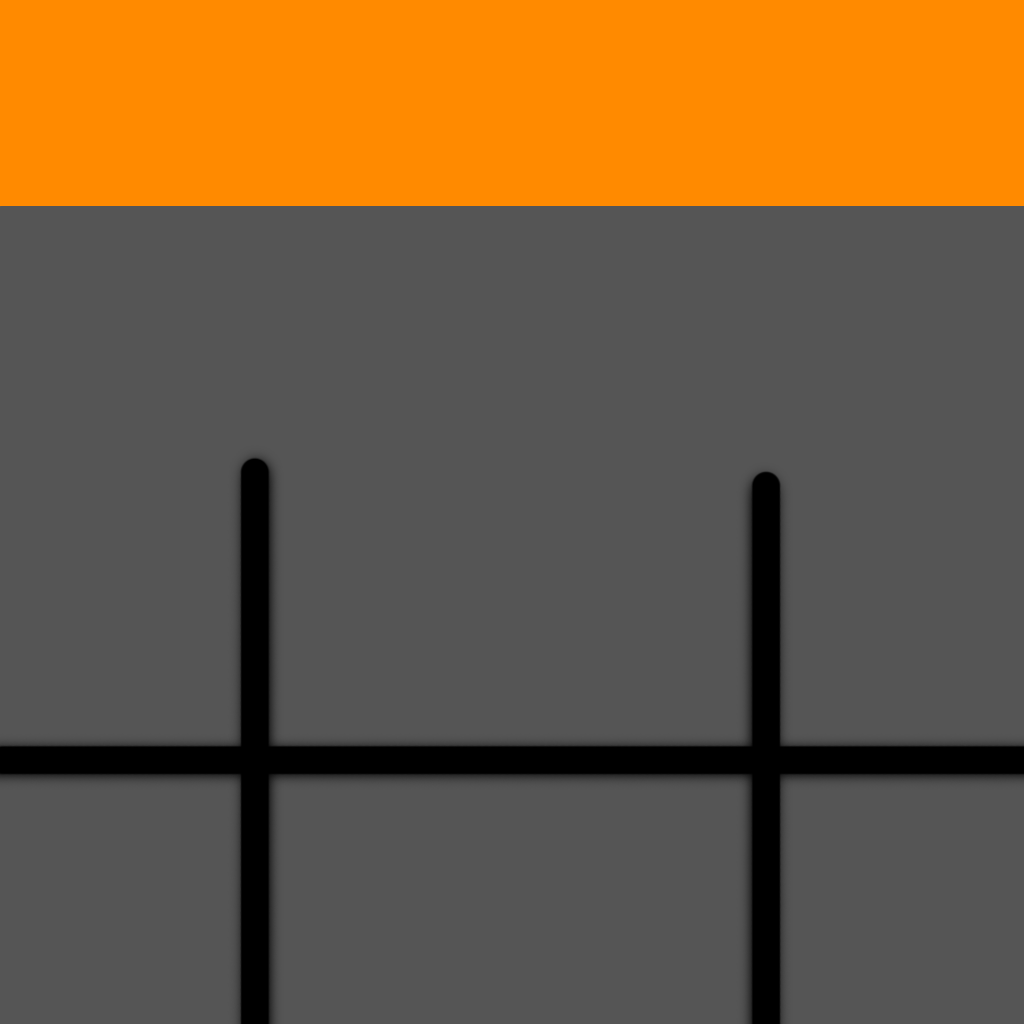
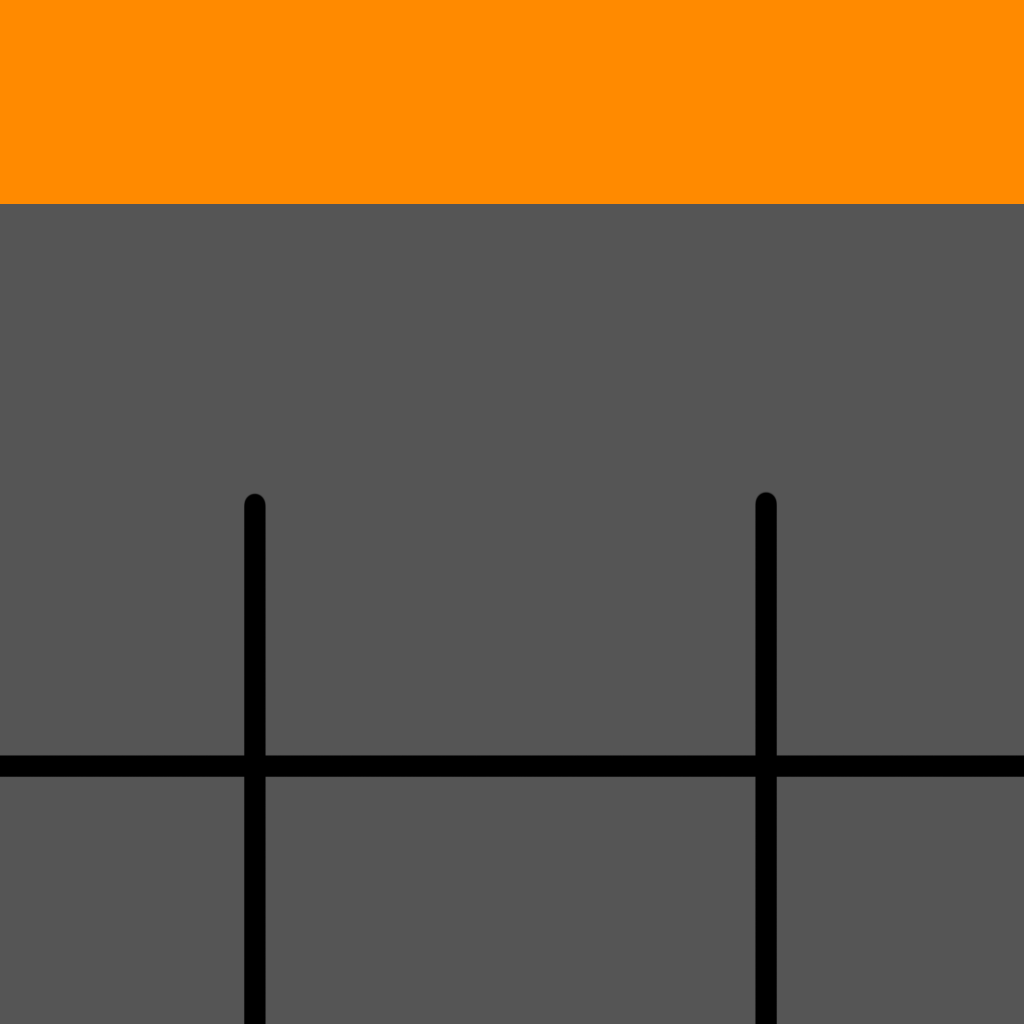
The second 1024 × 1024 image is a revision of the first. Changes to its layers:
painted on "Layer 1" over (0, 204, 1024, 1024)
hid "Layer 2" over (0, 204, 1024, 1024)
